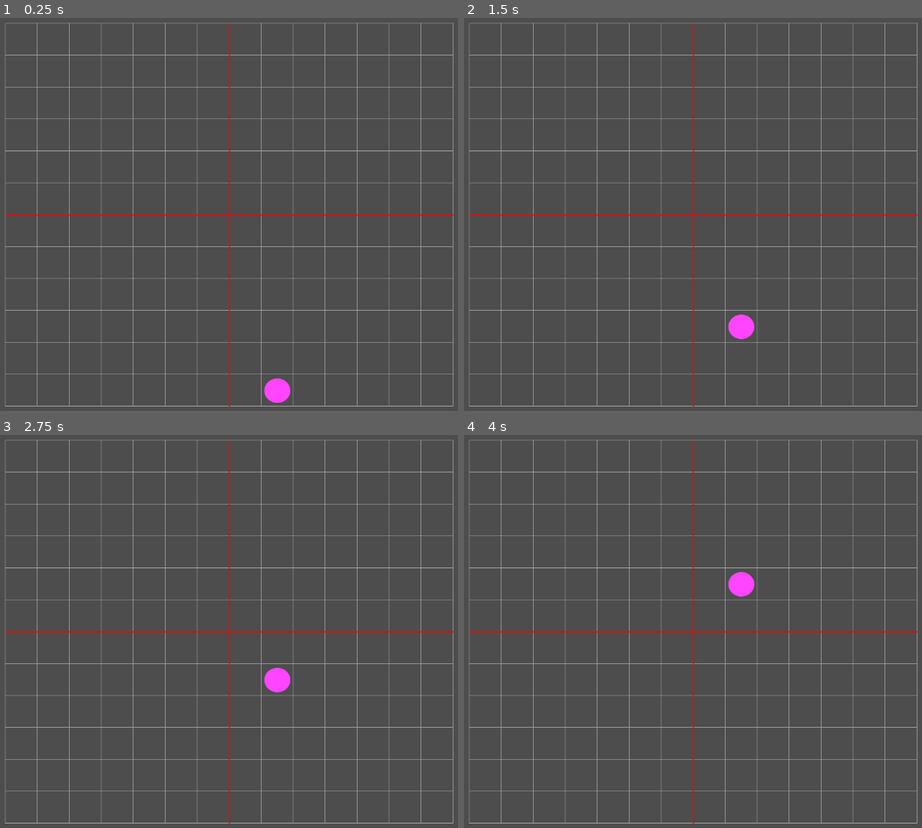
Above: before the commit, frames 1-4 (two rows, left to right).
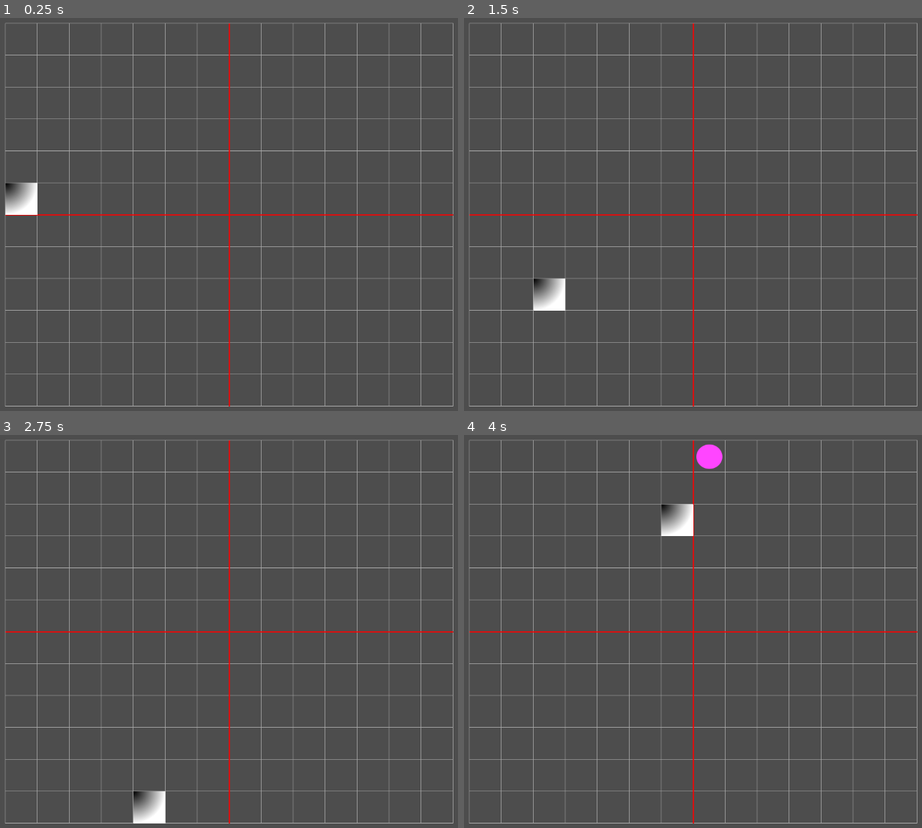
Above: after the commit, the same moments.

Repository: stdAdmin/hanumira
Game: Godot game, scene res://main.tscn
Same seed, same stepped clock (60 frames per second), same inputs: the game is played once before the commit and once after it.
Inputs:
- Up to frame 1 (0.25 s): no input
- Up to frame 2 (1.5 s): tap Enter at 0.5 s; hold D (cr_left_right) 0.53-1.28 s; hold S (cr_left_down) from 1.28 s (still down)
- Up to frame 3 (2.75 s): tap Space at 2 s; release S (cr_left_down) at 2.03 s; hold D (cr_left_right) from 2.03 s (still down)
- Up to frame 4 (4 s): tap Enter at 2.75 s; release D (cr_left_right) at 2.78 s; hold W (cr_left_up) 2.78-3.53 s; hold Shift (cr_left_button) from 3.53 s (still down)

The runs differ from the first frame. In frame 1, 0.8% of the frame differs, in the area x 1-64%, y 41-98%; in frame 2, 0.8%; in frame 3, 0.8%; in frame 4, 1.1%, in the area x 43-64%, y 2-42%.

Commit message:
added a debug class for the game evaluation

Diff:
--- a/Utils.gd
+++ b/Utils.gd
@@ -15,3 +15,21 @@
 			row[cols-1] = border_type
 		g.append(row)
 	return g
+
+static func create_debug_completion_array(rows: int, cols: int) -> Array[Array]:
+	var g: Array[Array] = []
+	for y in range(rows):
+		var row := []
+		row.resize(cols)
+		row.fill("|-|")
+		g.append(row)
+	return g
+
+static func print_debug_completion_array(rows: int, cols: int, array: Array[Array]) -> String:
+	var out = ""
+	for col in range(0, cols):
+		out +=  "%02d" % col
+		for row in range(0, rows):
+			out += array[row][col]
+		out += "\n"
+	return out
--- a/blob.gd
+++ b/blob.gd
@@ -16,7 +16,8 @@
 
 var tile_matrix_ref: Array[Array] # set during instantiate
 var blob_matrix_ref: Array[Array] # set during instantiate
-signal blob_movement_complete()  # essentially it fell outside of screen
+signal blob_movement_complete()  # blob cannot continue and "hangs" at/in a tile
+signal blob_fell_ouside()  		 # essentially it fell outside of screen
 
 var being_in_focus = true
 
@@ -45,8 +46,9 @@
 				var next_tile_matrix_entry = tile_matrix_ref[next_joy_matrix_pos.x][next_joy_matrix_pos.y]
 				var next_blob_matrix_entry = blob_matrix_ref[next_joy_matrix_pos.x][next_joy_matrix_pos.y]
 				# check endpos
-				# 1. reached border
+				# 1. reached border, remove the blob, inform score
 				if next_blob_matrix_entry is Border:
+					# simply do nothing, not allowed
 					Log.debug("joy next blob outside")
 				# 2. field occupied
 				elif next_blob_matrix_entry != null:
@@ -56,16 +58,12 @@
 					# left to right allowed and no blob there
 					if x_motion == 1:
 						if cur_tile != null && cur_tile.visible_right:
-							if being_in_focus:
-								emit_signal("blob_movement_complete")
-								Log.debug("joy blob_movement_complete: borderline inside tile during right movement")
-								being_in_focus = false
+							# simply do nothing, not allowed
+							pass
 						elif (tile_matrix_ref[next_joy_matrix_pos.x][next_joy_matrix_pos.y] !=null &&
 							  tile_matrix_ref[next_joy_matrix_pos.x][next_joy_matrix_pos.y].visible_left):
-							if being_in_focus:
-								emit_signal("blob_movement_complete")
-								Log.debug("joy blob_movement_complete: borderline in next tile during right movement")
-								being_in_focus = false
+							# simply do nothing, not allowed
+							pass
 						else:
 							position += Vector2(x_motion, 0) * blob_size
 							blob_matrix_ref[cur_matrix_pos.x][cur_matrix_pos.y] = null
@@ -74,16 +72,12 @@
 							Log.debug ("joy Moved blob successfully")									# left to right allowed and no blob there
 					elif x_motion == -1:
 						if cur_tile != null && cur_tile.visible_left:
-							if being_in_focus:
-								emit_signal("blob_movement_complete")
-								Log.debug("joy blob_movement_complete: borderline inside tile during left movement")
-								being_in_focus = false
+							# simply do nothing, not allowed
+							pass
 						elif (tile_matrix_ref[next_joy_matrix_pos.x][next_joy_matrix_pos.y] != null &&
 							   tile_matrix_ref[next_joy_matrix_pos.x][next_joy_matrix_pos.y].visible_right):
-							if being_in_focus:
-								emit_signal("blob_movement_complete")
-								Log.debug("joy blob_movement_complete: borderline in next tile during left movement")
-								being_in_focus = false
+							# simply do nothing, not allowed
+							pass
 						else:
 							position += Vector2(x_motion, 0) * blob_size
 							blob_matrix_ref[cur_matrix_pos.x][cur_matrix_pos.y] = null
@@ -108,11 +102,17 @@
 					Log.debug("time blob_movement_complete: borderline inside tile")
 					being_in_focus = false
 			# 2. check if next field is Border
+			# remove the blob completely now from matrix and scene
 			elif (next_blob_matrix_entry is Border):
 				if being_in_focus:
-					emit_signal("blob_movement_complete")
-					Log.debug("time blob_movement_complete: next field is border")
-					being_in_focus = false
+					emit_signal("blob_fell_ouside")
+					emit_signal("blob_movement_complete")
+					Log.debug("time blob_movement_complete: blob fell outside")
+					being_in_focus = false
+					# remove itself from blob matrix
+					blob_matrix_ref[cur_matrix_pos.x][cur_matrix_pos.y] = null
+					# remove itself from game tree
+					queue_free()
 			# 3. check if next field is a tile and the tile has a border on top
 			elif (tile_matrix_ref[next_blob_matrix_pos.x][next_blob_matrix_pos.y] != null &&
 				  tile_matrix_ref[next_blob_matrix_pos.x][next_blob_matrix_pos.y].visible_up):
@@ -141,11 +141,17 @@
 					Log.debug("time blob_movement_complete: borderline inside tile")
 					being_in_focus = false
 			# 2. check if next field is Border
+			# remove the blob completely now from matrix and scene
 			elif (next_blob_matrix_entry is Border):
 				if being_in_focus:
-					emit_signal("blob_movement_complete")
-					Log.debug("time blob_movement_complete: next field is border")
-					being_in_focus = false
+					emit_signal("blob_fell_ouside")
+					emit_signal("blob_movement_complete")
+					Log.debug("time blob_movement_complete: blob fell outside")
+					being_in_focus = false
+					# remove itself from blob matrix
+					blob_matrix_ref[cur_matrix_pos.x][cur_matrix_pos.y] = null
+					# remove itself from game tree
+					queue_free()
 			# 3. check if next field is a tile and the tile has a border on bottom
 			elif (tile_matrix_ref[next_blob_matrix_pos.x][next_blob_matrix_pos.y] != null &&
 				  tile_matrix_ref[next_blob_matrix_pos.x][next_blob_matrix_pos.y].visible_down):
--- a/blob.tscn
+++ b/blob.tscn
@@ -5,8 +5,6 @@
 
 [node name="blob" type="Node2D" unique_id=1675270821]
 script = ExtResource("1_iplyg")
-speed_movement = null
-speed_joystick_move = null
 
 [node name="Sprite2D" type="Sprite2D" parent="." unique_id=975426824]
 texture = ExtResource("2_wigkh")
--- a/log.gd
+++ b/log.gd
@@ -1,13 +1,18 @@
 class_name Log
 
 const DEBUG_LOGGING := false
+#const DEBUG_LOGGING := true
+
+#const INFO_LOGGING := false
+const INFO_LOGGING := true
 
 static func debug(msg):
 	if DEBUG_LOGGING:
 		print("[DEBUG] ", msg)
 
 static func info(msg):
-	print("[INFO] ", msg)
+	if INFO_LOGGING:
+		print("[INFO] ", msg)
 
 static func warn(msg):
 	push_warning(str(msg))
--- a/main.gd
+++ b/main.gd
@@ -13,7 +13,7 @@
 const gamefield_left_upper_start = Vector2(0,0)
 
 ############ tiles & blobs ##############
-var active_tile_blob = 4
+var active_tile_blob = 1
 
 ############### tiles general #####################
 const NewTile = preload("res://tile.tscn")
@@ -50,15 +50,13 @@
 
 # Called when the node enters the scene tree for the first time.
 func _ready() -> void:
+		var array = Utils.create_debug_completion_array(gamefield_x_size, gamefield_y_size)
+		print(Utils.print_debug_completion_array(gamefield_x_size, gamefield_y_size, array))
+
 		check_parameters()
 		tile_matrix = Utils.create_matrix(gamefield_x_size,gamefield_y_size)
 		blob_matrix = Utils.create_matrix(gamefield_x_size,gamefield_y_size)
-		print ("Type is:", type_string(typeof(blob_matrix[0][0])))
-		print ("class is:", blob_matrix[0][0].get_script().get_global_name(), " and is Border is ", blob_matrix[0][0] is Border)
-		#var block: Node2D = NewNode.instantiate()
-		#add_child(block)
 		spawn_tile()
-		pass
 
 func _draw():
 	# draw the raster
@@ -152,12 +150,29 @@
 
 
 func _on_tile_movement_complete(direction: Vector2):
-	print ("got tile signal")
+	Log.debug("got tile complete signal")
+	checkForTileBlobCompletion()
 	spawn_tile()
 
+# can be that it is stuck or fell outside, trigger next
 func _on_blob_movement_complete():
-	print ("got blob signal")
+	Log.debug("got blob complete signal")
+	checkForTileBlobCompletion()
 	spawn_tile()
+
+func checkForTileBlobCompletion():
+	var debug_overview
+	# executed every time a tile or blob has movement completed
+	# go through the inner columns and check if there
+	var l_inner_col = gamefield_x_size/2 - 1
+	var r_inner_col = gamefield_x_size/2
+	Log.debug(str("left inner termination=", l_inner_col, " right inner termination=", r_inner_col))
+	var completed_tiles: Array[Tile] = []
+	for row in range(1, gamefield_y_size-2):
+		var cur_tile = tile_matrix[l_inner_col][row]
+		var cur_blob = blob_matrix[l_inner_col][row]
+		#if (cur_tile is Tile && cur_blob is Blob):
+
 
 func check_parameters():
 	assert (gamefield_x_size % 2 == 0)
